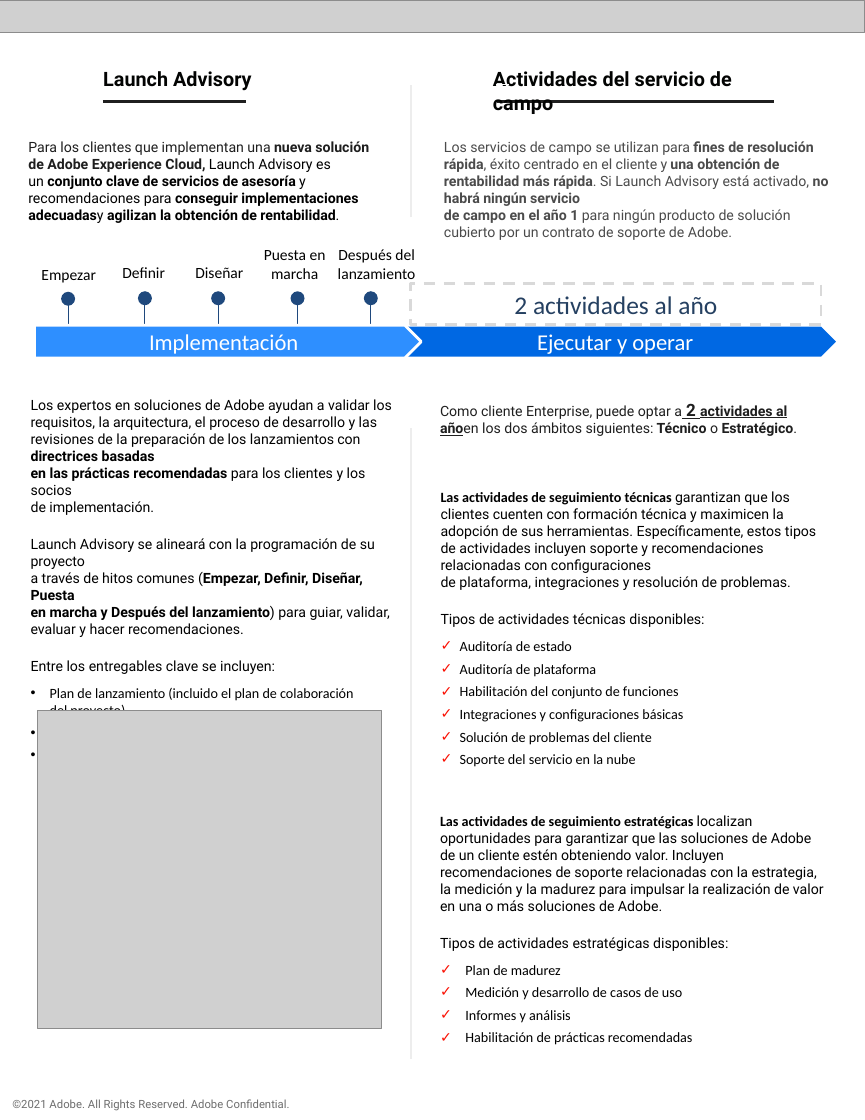
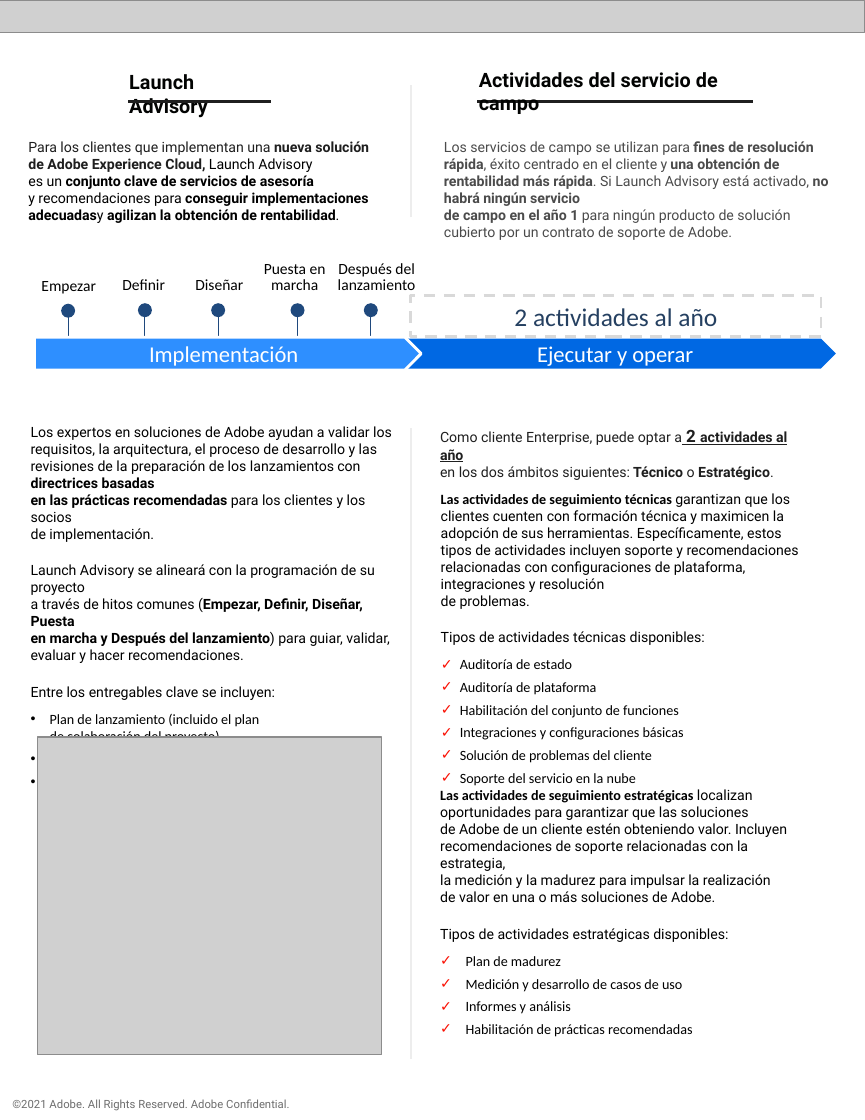
Before and after one commit to AdobeDocs/support-resources.es-ES, a slide deck: slide 3 of help/data-sheets/assets/EnterpriseSupportDatasheet.pptx. Drawn at 865x1120 pixels with LibreOffice and Linux fonts; fonts in the diff are those of the drawing; grey boxes stand for pictures. Boxes give left, top, right and bottom in pixels: in the first picture for what was removed or moved away, otherwise in the second. Text is boxed around its words. In the diff, an @@ line names an element or a change of style, - is before the commit and + after.

```diff
--- a/help/data-sheets/assets/EnterpriseSupportDatasheet.pptx
+++ b/help/data-sheets/assets/EnterpriseSupportDatasheet.pptx
@@ text "Launch Advisory" rewrapped from (103,71,252,90) to (129,74,207,118) @@
@@ text "Actividades del servicio de campo": place and size @@
-text "Actividades del servicio de campo" at (493,71,732,114)
+text "Actividades del servicio de campo" at (479,72,718,114)
@@ freeform shape removed at (497,84,509,84) @@
@@ freeform shape: place and size @@
-freeform shape at (103,97,246,102)
+freeform shape at (128,97,272,102)
@@ freeform shape: place and size @@
-freeform shape at (497,102,774,112)
+freeform shape at (477,102,753,107)
@@ text "Puesta en marcha" at (264,264,326,290): line spacing 1 to 11pt @@
@@ text "Puesta en marcha": place and size @@
-text "Puesta en marcha" at (264,250,326,279)
+text "Puesta en marcha" at (264,264,326,290)
@@ text "Después del lanzamiento": place and size @@
-text "Después del lanzamiento" at (338,249,416,279)
+text "Después del lanzamiento" at (338,263,416,290)
@@ text "Después del lanzamiento" at (338,263,416,290): line spacing 1 to 11pt @@
@@ 5 freeform shapes, 3 texts, 2 pentagon arrows, 1 rectangle: place and size @@
-5 freeform shapes, 3 texts, 2 pentagon arrows, 1 rectangle at (35,267,839,357)
+5 freeform shapes, 3 texts, 2 pentagon arrows, 1 rectangle at (35,279,839,369)
@@ text "Los expertos en soluciones de ...": place and size @@
-text "Los expertos en soluciones de ..." at (31,399,392,711)
+text "Los expertos en soluciones de ..." at (31,426,392,738)
@@ text at (440,429,787,480): spaces changed @@
-Como cliente Enterprise, puede optar a 2 actividades al añoen los dos ámbitos siguientes: Técnico o Estratégico.
+Como cliente Enterprise, puede optar a 2 actividades al año
+en los dos ámbitos siguientes: Técnico o Estratégico.
@@ text "Las actividades de seguimiento técnicas ..." rewrapped from (441,491,816,767) to (441,493,799,786) @@
@@ picture: place and size @@
-picture at (38,710,383,1028)
+picture at (38,737,382,1054)
@@ text "Las actividades de seguimiento estratégicas ..." rewrapped from (440,815,824,1045) to (440,789,787,1037) @@
```
Also in this commit, not shown: 3 other slides changed, 8 other files.
